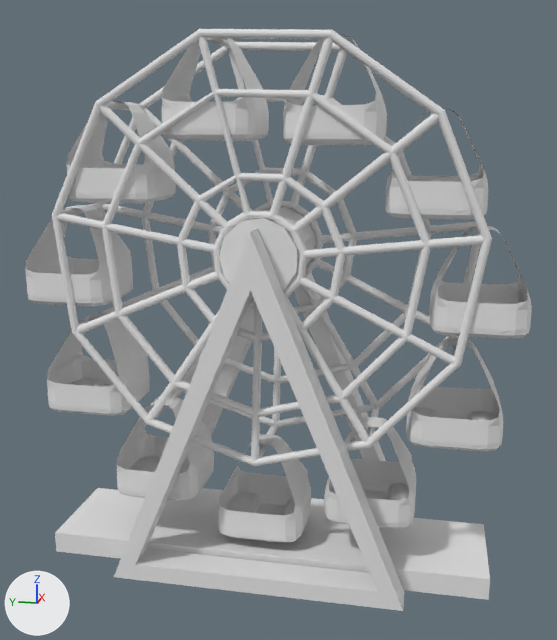
Renders of the Blender file 3D Models/blender/ferris wheel.blend from each side of a commit.
Before and after are seen from a 50 mm camera at (-17.93, -4.94, 5.33) aimed at (2.07, -0.94, 0.33). Lighting does not change. The marker at lower left points along +X, +Y and +Z. The picture after the commit comes second.

Names of what the first picture shows: 'Chair.001', 'Chair.002', 'Chair.003', 'Chair.004', 'Chair.005', 'Chair.006', 'Chair.007', 'Chair.008', 'Chair.009', 'Chair.010', 'Chair.011', 'Cube', 'Cylinder', 'Plane', 'Plane.001' and 1 more.
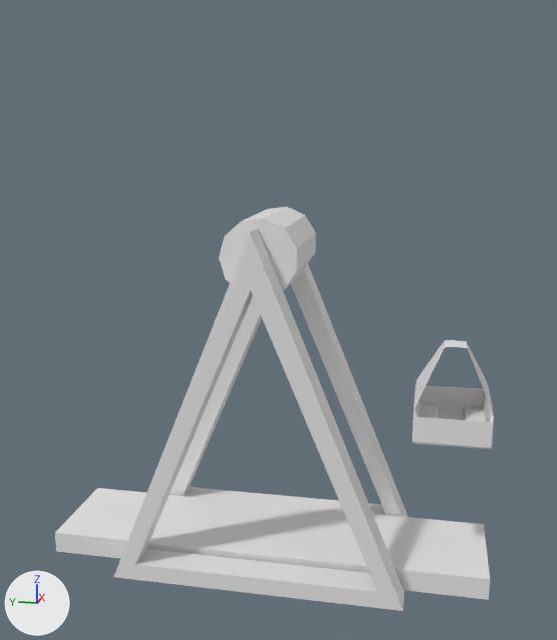
Commit message: ferris wheel model fixed

Where the change shows, as pixel boxes [x1, y1, x2, y2] in the pictures (557 x 640 px):
'Cylinder', hidden: before [51, 29, 492, 466]
'Chair.005', hidden: before [218, 434, 311, 542]
'Chair.008', hidden: before [47, 313, 150, 415]
'Chair.003', hidden: before [406, 338, 503, 452]
'Chair.009', hidden: before [25, 205, 133, 306]
'Chair.011', hidden: before [162, 39, 269, 141]
'Cube.001', added: after [412, 340, 494, 449]
'Chair.002', hidden: before [429, 226, 532, 338]
'Chair.010', hidden: before [67, 101, 176, 204]
'Chair.004', hidden: before [324, 417, 416, 529]
'Chair.007', hidden: before [117, 396, 214, 501]
'Chair.006', hidden: before [283, 35, 387, 145]
'Chair.001', hidden: before [385, 109, 488, 220]
'Plane', unchanged, uncovered by the edit: before [195, 272, 386, 509]; after [169, 265, 408, 517]

Diff of the bpy script that builds the scene:
```diff
--- a/3D Models/blender/ferris wheel.blend.py
+++ b/3D Models/blender/ferris wheel.blend.py
@@ me_cube @@
+me_cube.from_pydata(...)  # 1573 vertices, 1672 faces; spans x -1.0..1.0, y -1.0..1.0, z -2.37..0.01
@@ ob_cylinder @@
 ob_cylinder.scale = (7.0, 7.0, 7.0)
+ob_cylinder.hide_set(True)
@@ ob_chair_006 @@
 ob_chair_006.scale = (7.0, 7.0, 7.0)
+ob_chair_006.hide_set(True)
@@ ob_chair_001 @@
 ob_chair_001.scale = (7.0, 7.0, 7.0)
+ob_chair_001.hide_set(True)
@@ ob_chair_002 @@
 ob_chair_002.scale = (7.0, 7.0, 7.0)
+ob_chair_002.hide_set(True)
@@ ob_chair_003 @@
 ob_chair_003.scale = (7.0, 7.0, 7.0)
+ob_chair_003.hide_set(True)
@@ ob_chair_004 @@
 ob_chair_004.scale = (7.0, 7.0, 7.0)
+ob_chair_004.hide_set(True)
@@ ob_chair_005 @@
 ob_chair_005.scale = (7.0, 7.0, 7.0)
+ob_chair_005.hide_set(True)
@@ ob_chair_007 @@
 ob_chair_007.scale = (7.0, 7.0, 7.0)
+ob_chair_007.hide_set(True)
@@ ob_chair_008 @@
 ob_chair_008.scale = (7.0, 7.0, 7.0)
+ob_chair_008.hide_set(True)
@@ ob_chair_009 @@
 ob_chair_009.scale = (7.0, 7.0, 7.0)
+ob_chair_009.hide_set(True)
@@ ob_chair_010 @@
 ob_chair_010.scale = (7.0, 7.0, 7.0)
+ob_chair_010.hide_set(True)
@@ ob_chair_011 @@
 ob_chair_011.scale = (7.0, 7.0, 7.0)
+ob_chair_011.hide_set(True)
@@ ob_cube_001 @@
+ob_cube_001 = bpy.data.objects.new('Cube.001', me_cube)
+ob_cube_001.location = (2.08, -5.66, -0.09)
+ob_cube_001.scale = (1.28, 1.0, 1.01)
```
